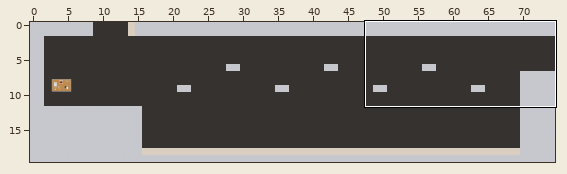
Tiled map (JSON) -- assets/tiled/rooms/computer_f.json. The picture above shows the old version from afar; the outline marks the close-up.
Close-up. The starting point:
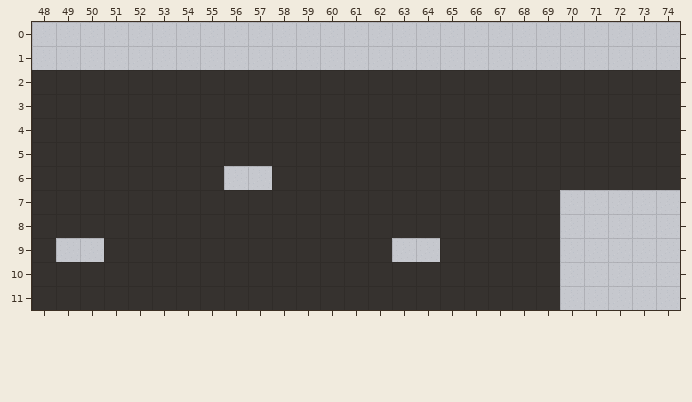
Cells are 24x24 px. Shown: x 48..74, y 0..11. The commit also changed other parts of the map, which this record leaves out.
Once edited:
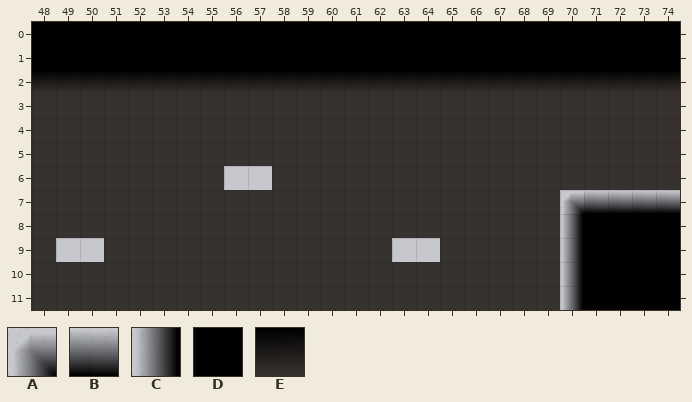
Key: from "other": A 220, B 221, C 264, D 265, E 309.
_ is an empty cell.
Tiles of an added or newly shown layer are drawn over the layers below it.
See-through tiles are keyed as they look on the map.
Difference:
Layer "shadow" (added):
The author put tile A in row 7 at x 70.
The author put tile B in row 7 at x 71 to 74.
The author put tile C in rows 8 to 11 at x 70.
The author put tile D in rows 0 to 1 at x 48 to 74; in rows 8 to 11 at x 71 to 74.
The author put tile E in row 2 at x 48 to 74.
